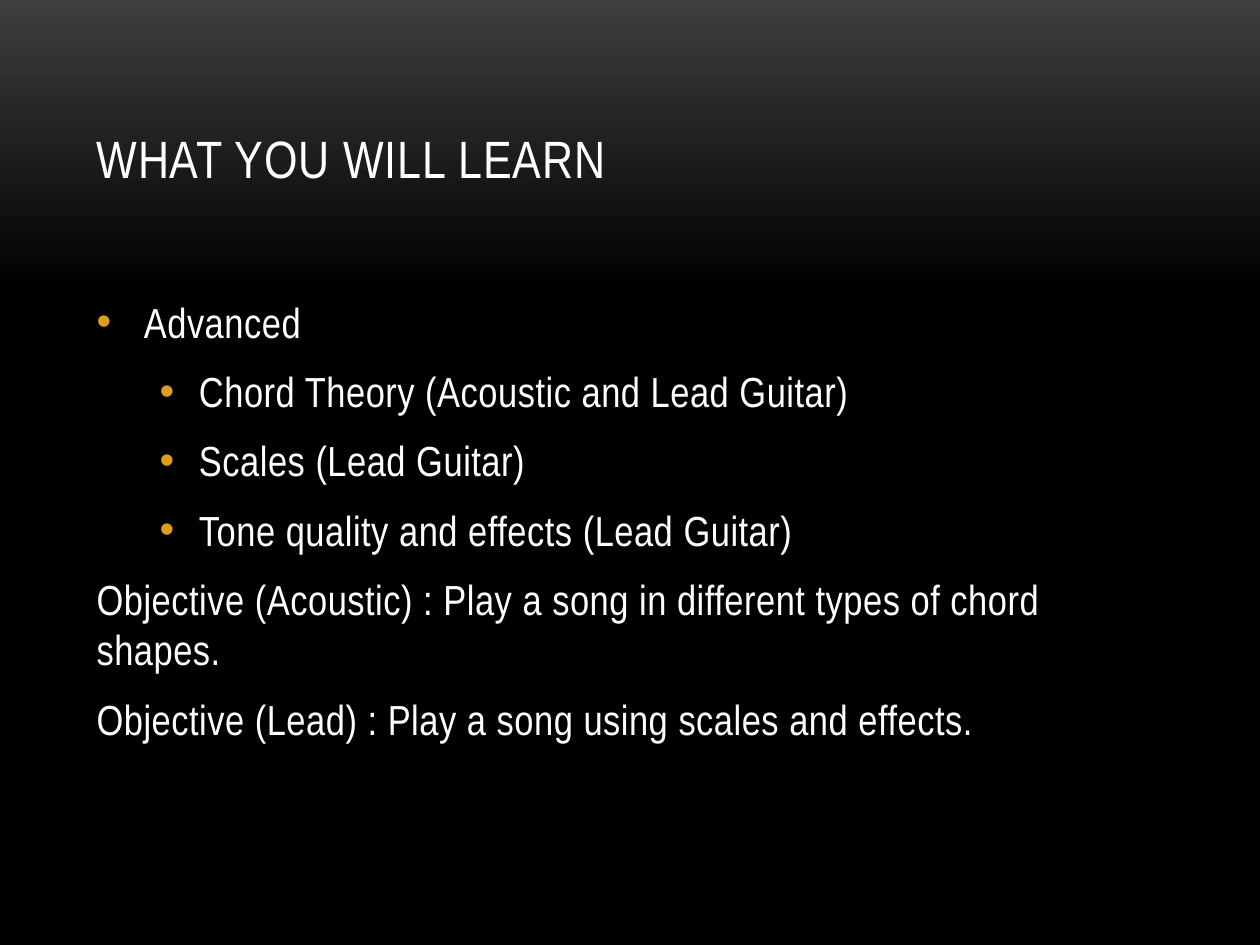
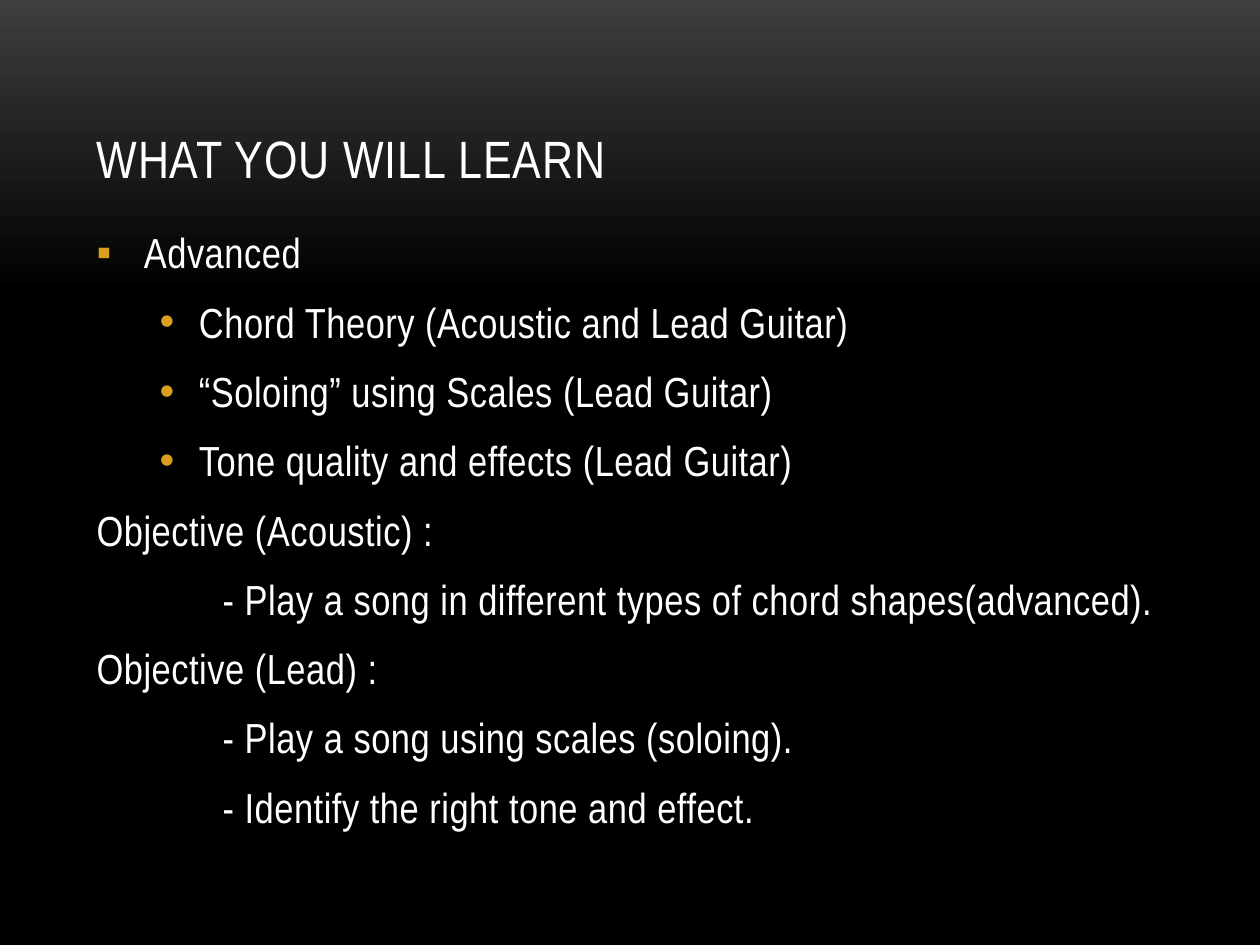
Before and after one commit to GrejSegura/datasciencecoursera, a slide deck: slide 8 of Guitars.pptx (slide 5 before the commit). Drawn at 1260x945 pixels with LibreOffice and Linux fonts; fonts in the diff are those of the drawing; background and template pictures are left out. Boxes give left, top, right and bottom in pixels: in the first picture for what was removed or moved away, otherwise in the second. Text is boxed around its words. In the diff, an @@ line names an element or a change of style, - is before the commit and + after.

Commit message:
version 2

```diff
--- a/Guitars.pptx
+++ b/Guitars.pptx
@@ text at box(144, 237, 301, 269): bullet • to ▪ @@
@@ text at box(199, 376, 772, 416): text changed @@
-  • Scales (Lead Guitar)
+  • “Soloing” using Scales (Lead Guitar)
@@ text at box(97, 515, 1152, 832): text changed @@
-  Objective (Acoustic) : Play a song in different types of chord shapes.
-  Objective (Lead) : Play a song using scales and effects.
+  Objective (Acoustic) :
+  - Play a song in different types of chord shapes(advanced).
+  Objective (Lead) :
+  - Play a song using scales (soloing).
+  - Identify the right tone and effect.
```
Also in this commit, not shown: 4 other slides changed, 3 slides added, 1 slide removed.
